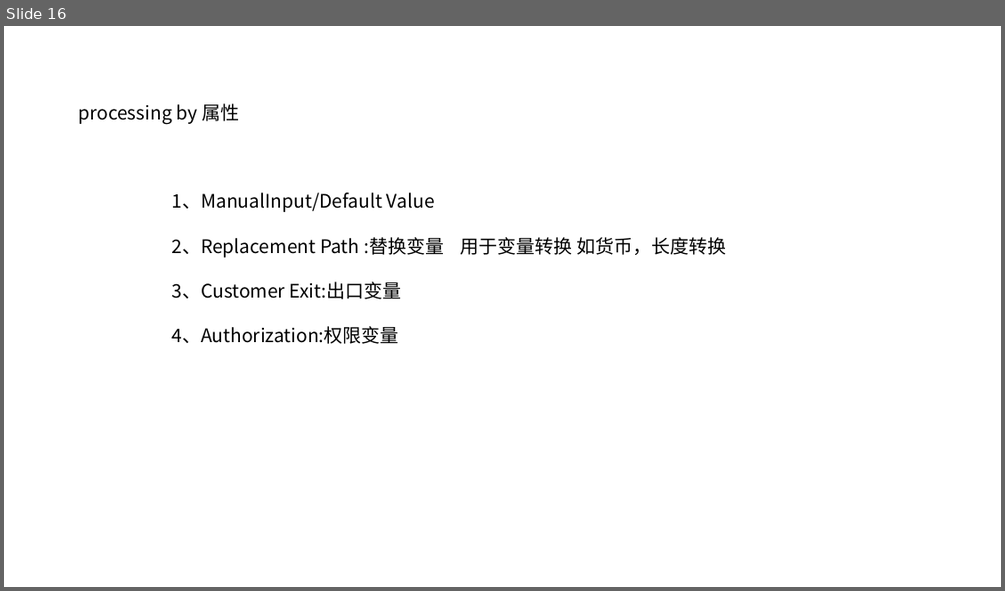
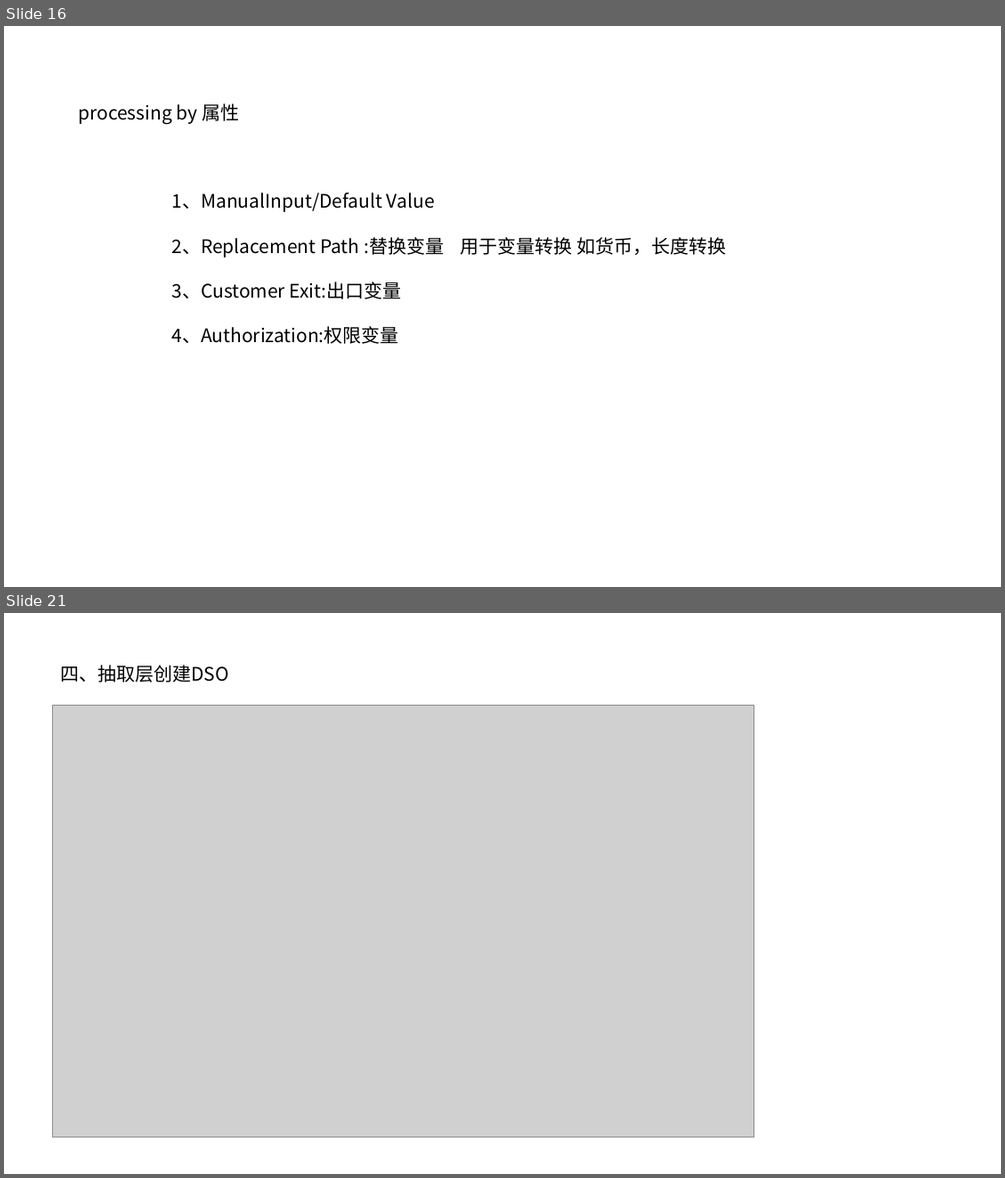
Before and after one commit to chenzz1228/MDG, a slide deck: bw/bw之ecplise.pptx. Shown one above the other, each under a label of ours: slide 16 before the commit, slides 16 and 21 after it; the slides between them are not shown. The pictures are 1005x591 and 1005x1178 pixels, drawn with LibreOffice and Linux fonts; fonts in the diff are those of the drawing; grey boxes stand for pictures. Boxes give left, top, right and bottom in pixels: in the first picture for what was removed or moved away, otherwise in the second. Text is boxed around its words. In the diff, an @@ line names an element or a change of style, - is before the commit and + after.

```diff
--- a/bw/bw之ecplise.pptx
+++ b/bw/bw之ecplise.pptx
@@ slide 21 added at (x1=4, y1=613, x2=1001, y2=1174), background #FFFFFF @@
@@ text added at (x1=60, y1=665, x2=229, y2=682), 18 pt, text #000000 @@
+四、抽取层创建DSO
@@ picture added at (x1=53, y1=705, x2=754, y2=1137) @@
```
Also in this commit, not shown: 7 other slides added.
